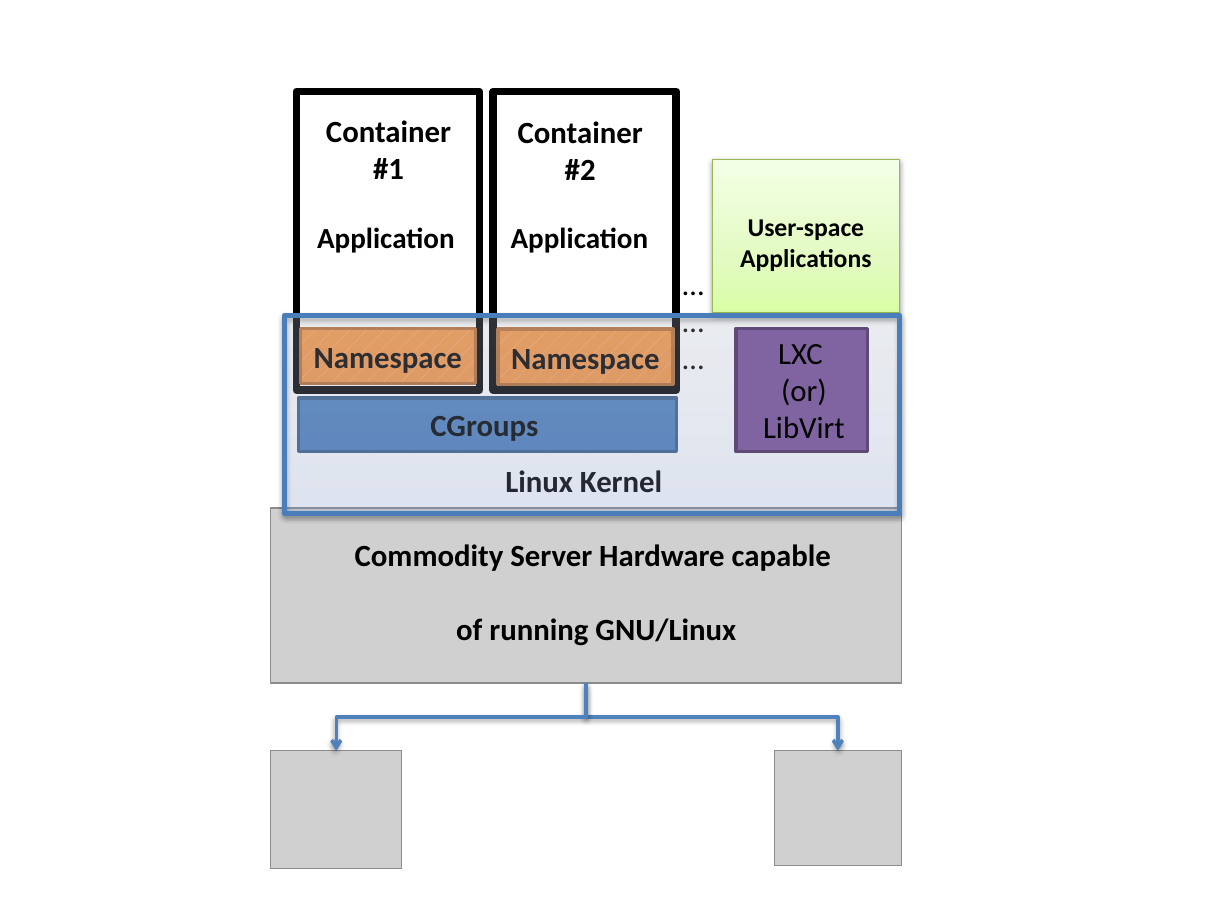
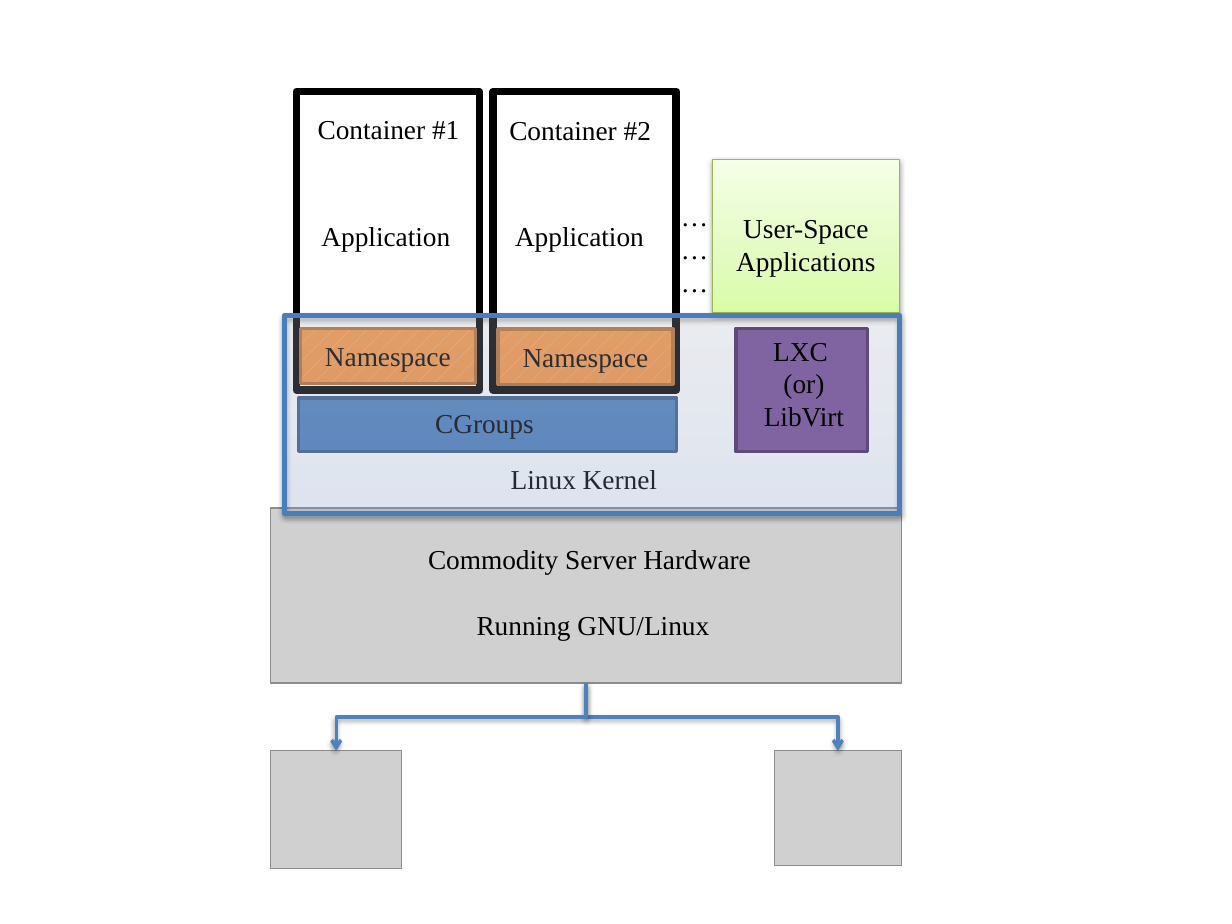
Before and after one commit to aravindhsampath/virtualizing-Intelligent-River, a slide deck: slide 12 of thesis_pictures.pptx. Drawn at 1232x924 pixels with LibreOffice and Linux fonts; fonts in the diff are those of the drawing; grey boxes stand for pictures. Boxes give left, top, right and bottom in pixels: in the first picture for what was removed or moved away, otherwise in the second. Text is boxed around its words. In the diff, an @@ line names an element or a change of style, - is before the commit and + after.

```diff
--- a/thesis_pictures.pptx
+++ b/thesis_pictures.pptx
@@ size 18 to 16 pt, font Calibri to Times New Roman, bold off in 6 elements at (301,328,476,383), (498,329,673,384), (511,470,657,490), (435,415,534,438), (318,121,459,140), (509,122,651,141) @@
@@ text "………" at (669,193,702,306): size 18 to 16 pt, font Calibri to Times New Roman @@
@@ text "………": place and size @@
-text "………" at (670,259,703,383)
+text "………" at (669,193,702,306)
@@ text "Application" at (321,227,450,251): size 17 to 16 pt, font Calibri to Times New Roman, bold off @@
@@ text "Application" at (515,227,644,252): size 17 to 16 pt, font Calibri to Times New Roman, bold off @@
@@ text at (736,220,875,276): text changed; size 15 to 16 pt; font Calibri to Times New Roman; bold off @@
-User-space Applications
+User-Space Applications
@@ text "LXC" at (764,343,844,427): size 18 to 16 pt, font Calibri to Times New Roman @@
@@ text at (428,550,751,640): text changed; size 18 to 16 pt; font Calibri to Times New Roman; bold off @@
-Commodity Server Hardware capable
-of running GNU/Linux
+Commodity Server Hardware
+Running GNU/Linux
```
Also in this commit, not shown: 6 other slides changed, 41 slides added, 27 other files.
